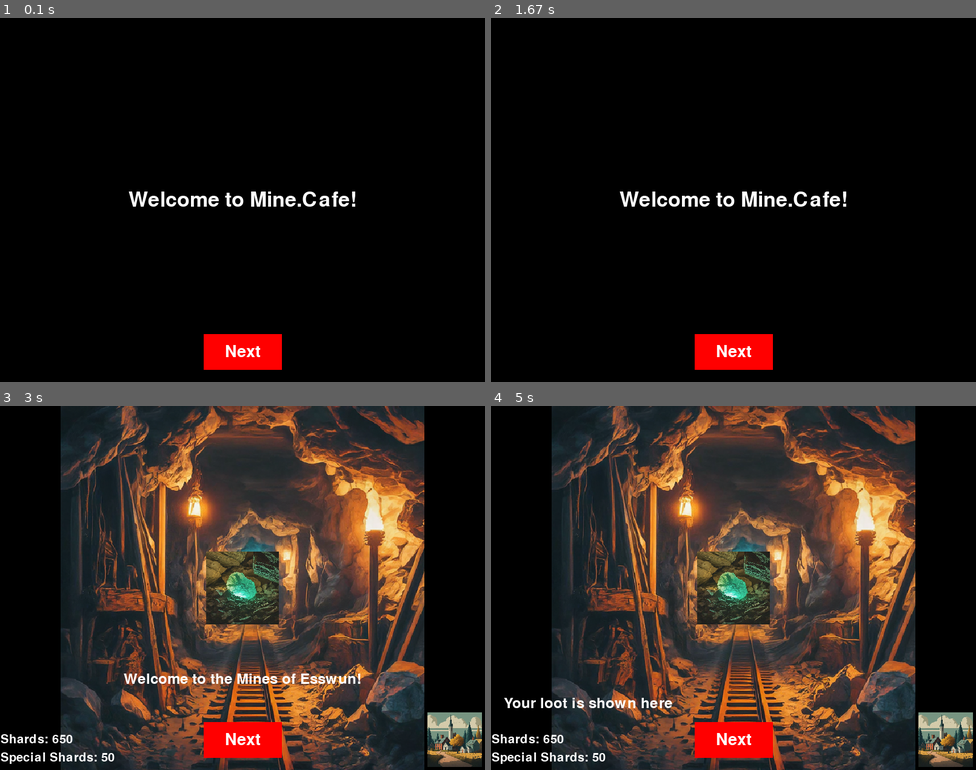
Above: before the commit, frames 1-4 (two rows, left to right).
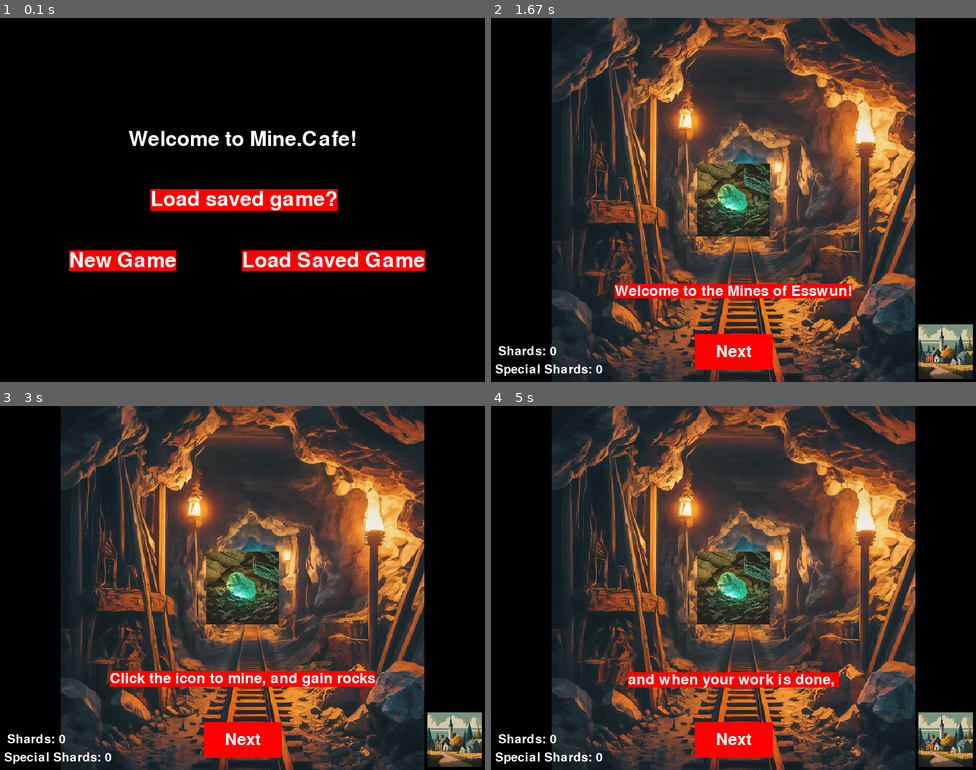
Above: after the commit, the same moments.

Repository: booltastic/Opus-PyGame-Project
Game: pygame game, started from MineRPG.py
Two runs of this game, one before a commit and one after it. Both use one fixed random seed, a clock stepped at 60 frames per second and the inputs below.
Inputs (mouse positions are in pixels of both pictures, inside the frame that each line leads up to):
- Up to frame 1 (0.1 s): no input
- Up to frame 2 (1.67 s): click (612, 261) at 0.38 s, where only the run after the commit has a clickable "New Game"; click (733, 221) at 0.72 s
- Up to frame 3 (3 s): click "Next" at 2.05 s
- Up to frame 4 (5 s): click "Next" at 3.38 s; click "Next" at 4.72 s

The runs differ from the first frame. In frame 1, 8.2% of the frame differs, in the area x 14-88%, y 31-97%; in frame 2, 75%, in the area x 0-100%, y 0-100%; in frame 3, 2.8%; in frame 4, 2.8%.

Commit message:
Add files via upload

Diff:
--- a/MineRPG.py
+++ b/MineRPG.py
@@ -16,6 +16,7 @@
 counter = 0 #play time
 timer = 0
 
+
 #Set Colors
 CLEAR = (0,0,0,0)
 WHITE = (255,255,255)
@@ -31,11 +32,11 @@
 introstring = 'Welcome to Mine.Cafe!'
 introstring = text_font.render(str(introstring), True, WHITE)  # rendering text as object/image
 introtext_rect = introstring.get_rect(
-    center=(WINDOW_WIDTH // 2, WINDOW_HEIGHT // 2))  # gets rect of the text shape, placed centered at a location
+    center=(WINDOW_WIDTH // 2, ((WINDOW_HEIGHT // 2)-100))) # gets rect of the text shape, placed centered at a location
 state = 'INTRO'
-promptnumber = -1
-shard = 650
-sshard = 50
+promptnumber = 0
+shard = 0
+sshard = 0
 mouseclick = 0
 minerstr = 1
 str_up = 0
@@ -43,8 +44,8 @@
 worker_hired = 0
 
 def get_cost():
-    minerstrcost = 50+(minerstr*25)
-    workercost= 5+(workers*2)
+    minerstrcost = int(minerstr*25)
+    workercost= int(workers*1.75)+5
     str_upgrade_text = ['Click power +1!', 'Not enough shards! (Costs ' + str(minerstrcost) + ')']
     worker_hired_text = ['Worker speed increased!', 'Not enough Special Shards! (Costs ' + str(workercost) + ')']
     return minerstrcost, workercost,str_upgrade_text,worker_hired_text
@@ -58,7 +59,7 @@
 tuttext = ['Welcome to the Mines of Esswun!','Click the icon to mine, and gain rocks', 'Your loot is shown here',
            'and when your work is done, ', 'return to town here!']
 minerswelcome = ['Welcome to the Miner\'s Guild!','Spend your shards to upgrade your mining skill']
-
+loadgame = ['Load saved game?','New Game','Load Saved Game']
 
 #Pre-Determined Locations For Repeat Items
 Text_Location_Center = (WINDOW_WIDTH/2,WINDOW_HEIGHT-150)
@@ -119,6 +120,7 @@
         townlocation_icon_image = pygame.transform.scale(minersguildiconimage, (90, 90))
         screen.blit(townlocation_icon_image, set_stage_icon_rects()[1])
         draw_location_icon(locationiconimage)
+
     if state == 'MINERSGUILD':
         strength_up_icon_image = pygame.transform.scale(strength_up_icon, (120, 120))
         screen.blit(strength_up_icon_image, set_stage_icon_rects()[2])
@@ -133,14 +135,20 @@
 def draw_intro():
     if state == 'INTRO':
         screen.blit(introstring, introtext_rect)  # blits the rendered text onto the rectangle that is at a location
-        draw_next_button()
+        #draw_text_box(loadgame[0])
+        draw_text_box(loadgame[1],50,stage_rects[4].center, RED)
+        draw_text_box(loadgame[2],50,stage_rects[5].center, RED)
+        draw_text_box(loadgame[0], 50, stage_rects[6].center, RED)
 
 #Make shard
 def make_click_shard(shard,sshard):
     shard+=(minerstr/2)
-    sshard_chance = random.randint(1,100)
-    if sshard_chance >= (100-minerstr):
-        sshard += 1
+    sshard_chance = random.randint(1,300)
+    if sshard_chance >= (300-minerstr):
+        if minerstr < 10:
+            sshard += 1
+    if minerstr >= 15:
+            sshard += 2
     return shard, sshard
 
 def auto_miners(shard,sshard,workers):
@@ -161,7 +169,7 @@
 
     #Special Shards
     sshard_font = pygame.font.Font(None, 30)
-    sshard_string = 'Special Shards: '+ str(sshard)
+    sshard_string = 'Special Shards: '+ str(int(sshard))
     sshard_text = sshard_font.render(sshard_string, True, WHITE)
     sshardrect = sshard_text.get_rect(center=(95,580))
     screen.blit(sshard_text,sshardrect)
@@ -172,21 +180,23 @@
     screen.blit(glowingrockicon, glowingrockicon_rect)
     return glowingrockicon_rect
 
-def draw_text_box(drawntext,fontsize,textlocation):
+def draw_text_box(drawntext,fontsize,textlocation,color):
     boxtext = drawntext
     boxtextfont = pygame.font.Font(None,fontsize)
     renderedtext = boxtextfont.render(str(boxtext),True,WHITE)
     renderedrect = renderedtext.get_rect(center=textlocation) #width/2, height/2 ie.
     renderedrect.inflate_ip(renderedrect.width,renderedrect.height)
     newrenderedrect = renderedtext.get_rect(center = renderedrect.center)
+    pygame.draw.rect(screen, color, newrenderedrect)
     screen.blit(renderedtext,newrenderedrect)
+    return newrenderedrect #Rect to click. For location, will just do .center
 
 ### SCENES
 def draw_tutorial():
     if state == 'TUTORIAL':
         draw_background(level1minesceneimage)
         if promptnumber < len(tuttext):
-            draw_text_box(tuttext[promptnumber],35,tuttext_locations[promptnumber])
+            draw_text_box(tuttext[promptnumber],35,tuttext_locations[promptnumber], RED)
         draw_next_button()
         #draw_location_icon(towniconimage)
         draw_shardicon()
@@ -213,29 +223,29 @@
         draw_background(minersguildimage)
         draw_shardicon()
         draw_screen_icons(towniconimage)
-        draw_text_box(minerswelcome[0], 30, Text_Location_Center)
-        draw_text_box(minerswelcome[1], 30, (400,500))
+        draw_text_box(minerswelcome[0], 30, Text_Location_Center, RED)
+        draw_text_box(minerswelcome[1], 30, (400,500), RED)
         costs_and_texts = get_cost()
+
         if str_up == 1:
-            draw_text_box(costs_and_texts[2][0], 30, (400, 250))
+            draw_text_box(costs_and_texts[2][0], 30, (400, 250),RED)
             timer += 1
             worker_hired=0
             if timer >= 90:
                 str_up, timer = 0, 0
         elif str_up == 2:
-            draw_text_box(costs_and_texts[2][1], 30, (400, 250))
+            draw_text_box(costs_and_texts[2][1], 30, (400, 250),RED)
             timer += 1
-            worker_hired = 0
             if timer >= 90:
                 str_up, timer = 0, 0
         if worker_hired == 1:
-            draw_text_box(costs_and_texts[3][0], 30, (400, 250))
+            draw_text_box(costs_and_texts[3][0], 30, (400, 250),RED)
             timer += 1
-            str_up=0
+            str_up = 0
             if timer >= 90:
                 worker_hired, timer = 0, 0
         elif worker_hired == 2:
-            draw_text_box(costs_and_texts[3][1], 30, (400, 250))
+            draw_text_box(costs_and_texts[3][1], 30, (400, 250),RED)
             timer += 1
             str_up = 0
             if timer >= 90:
@@ -247,6 +257,12 @@
     icon_rect = pygame.Rect((WINDOW_WIDTH-95,WINDOW_HEIGHT-95),(90,90)) #location, size
     icon_rect = pygame.draw.rect(screen,CLEAR,icon_rect) #draw it
 
+    if state == 'INTRO':
+        new_game_prompt = draw_text_box(loadgame[0],50,(WINDOW_WIDTH-400,WINDOW_HEIGHT-300), RED)
+        new_game_rect = draw_text_box(loadgame[1],50,(WINDOW_WIDTH-600,WINDOW_HEIGHT-200), RED)
+        load_game_rect = draw_text_box(loadgame[2],50,(WINDOW_WIDTH-250,WINDOW_HEIGHT-200), RED)
+    else: new_game_rect, load_game_rect, new_game_prompt = None, None, None
+
     if state == 'TOWN':
         minersguild_rect = pygame.Rect((WINDOW_WIDTH-300,WINDOW_HEIGHT-300),(90,90)) #location, size
     else: minersguild_rect = None
@@ -256,24 +272,41 @@
         hire_worker_icon_rect = pygame.Rect((WINDOW_WIDTH-250,WINDOW_HEIGHT-300),(120,120)) #location, size
     else: minersguild_str_up_rect, hire_worker_icon_rect = None, None
 
-    return icon_rect, minersguild_rect, minersguild_str_up_rect, hire_worker_icon_rect
+    return icon_rect, minersguild_rect, minersguild_str_up_rect, hire_worker_icon_rect, new_game_rect, load_game_rect, new_game_prompt
+
 
 # Game loop
 running = True
 while running:
     # Event handling
+    stage_rects = set_stage_icon_rects()
     counter = game_timer(counter) #total frame number
-    #print(counter)
-    stage_rects = set_stage_icon_rects()
-    #print(stage_rects[3])
+    next_button = draw_next_button()
     for event in pygame.event.get():
         if event.type == pygame.QUIT: #should be the only IF, so the game will always close first. i think
+            with open('savestate.txt','w') as file:
+                savestatelist = shard,sshard,workers,minerstr
+                file.write(str(savestatelist))
             running = False
         elif event.type == pygame.MOUSEBUTTONDOWN:
+            stage_rects = set_stage_icon_rects()
             #mouse_pos = pygame.mouse.get_pos()
-            if draw_next_button().collidepoint(event.pos):
-                if state == 'INTRO':
+            if stage_rects[4] is not None:
+                if stage_rects[4].collidepoint(event.pos) and state == 'INTRO':
                     state = 'TUTORIAL'
+            if stage_rects[5] is not None:
+                if stage_rects[5].collidepoint(event.pos) and state == 'INTRO':
+                    with open('savestate.txt','r') as file:
+                        content=file.read().split('(')[1]
+                        content=content.split(')')[0]
+                        content=content.split(', ')
+                        print(content)
+                        if len(content)==0:
+                            print(0)
+                            pass
+                        shard,sshard,workers,minerstr=float(content[0]),float(content[1]),float(content[2]),float(content[3])
+                        state='TOWN'
+            elif next_button.collidepoint(event.pos) and state == 'TUTORIAL':
                 promptnumber += 1
                 if promptnumber >= len(tuttext) and state == 'TUTORIAL':
                     state = 'CAVELEVEL1'
@@ -288,8 +321,10 @@
             elif stage_rects[1] is not None:
                 if stage_rects[1].collidepoint(event.pos) and state == 'TOWN':
                     state = 'MINERSGUILD'
-            elif stage_rects[2] is not None:
+            if stage_rects[2] is not None:
                 if stage_rects[2].collidepoint(event.pos) and state == 'MINERSGUILD':
+                    timer = 0
+                    worker_hired = 0
                     if shard >= get_cost()[0]:
                         shard -= get_cost()[0]
                         minerstr += 1
@@ -298,6 +333,8 @@
                         str_up = 2 # (2 for no)
             if stage_rects[3] is not None: #elif only runs where everything preceding it (until first if) is False
                 if stage_rects[3].collidepoint(event.pos) and state == 'MINERSGUILD':
+                    timer = 0
+                    str_up = 0
                     if sshard >= get_cost()[1]:
                         sshard -= get_cost()[1]
                         worker_hired = 1
--- /dev/null
+++ b/dfbf.py
@@ -0,0 +1,51 @@
+import pygame
+import sys
+
+# Initialize Pygame
+pygame.init()
+
+# Set up the display
+WINDOW_WIDTH, WINDOW_HEIGHT = 800, 600
+screen = pygame.display.set_mode((WINDOW_WIDTH, WINDOW_HEIGHT))
+pygame.display.set_caption("Text with Black Border")
+
+# Set colors
+BLACK = (0, 0, 0)
+WHITE = (255, 255, 255)
+
+# Load font
+font = pygame.font.Font(None, 36)
+
+# Text content
+text_content = "Hello, World!"
+
+# Render text with black border
+border_text = font.render(text_content, True, BLACK)
+border_rect = border_text.get_rect(center=(WINDOW_WIDTH // 2, WINDOW_HEIGHT // 2))
+
+# Render actual text
+actual_text = font.render(text_content, True, WHITE)
+actual_rect = actual_text.get_rect(center=(WINDOW_WIDTH // 2, WINDOW_HEIGHT // 2))
+
+# Game loop
+running = True
+while running:
+    for event in pygame.event.get():
+        if event.type == pygame.QUIT:
+            running = False
+
+    # Clear the screen
+    screen.fill(WHITE)
+
+    # Blit the text with black border
+    screen.blit(border_text, border_rect)
+
+    # Blit the actual text on top
+    screen.blit(actual_text, actual_rect)
+
+    # Update the display
+    pygame.display.flip()
+
+# Quit Pygame
+pygame.quit()
+sys.exit()
--- /dev/null
+++ b/savestate.txt
@@ -0,0 +1 @@
+(183.36666666666355, 2.0, 2.0, 7.0)
Binary file added: Gemini_Generated_Image.jpg
